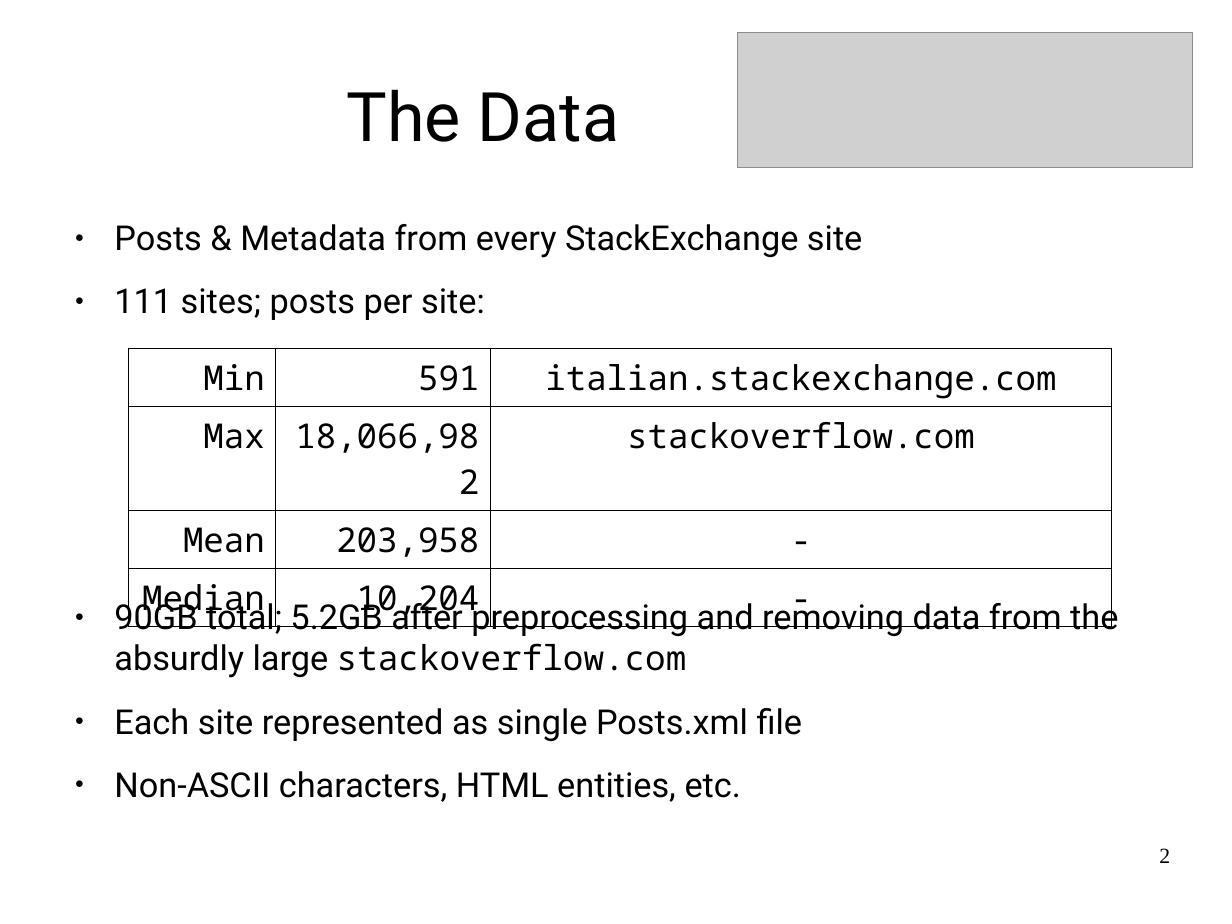
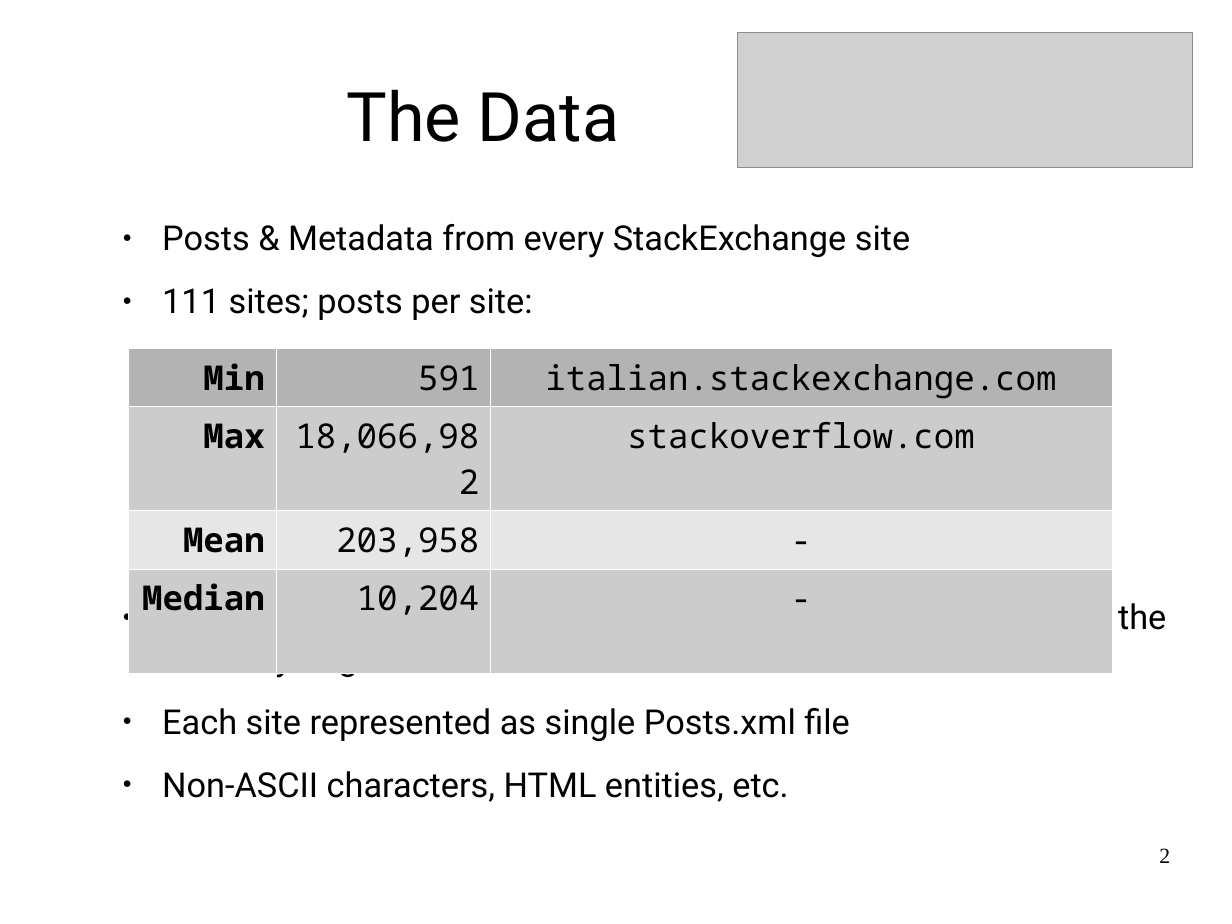
Before and after one commit to jrouly/stackmining, a slide deck: slide 2 of presentation/rouly_wells_presentation.odp. Drawn at 1232x924 pixels with LibreOffice and Linux fonts; fonts in the diff are those of the drawing; grey boxes stand for pictures; background and template pictures are left out. Boxes give left, top, right and bottom in pixels: in the first picture for what was removed or moved away, otherwise in the second. Text is boxed around its words. In the diff, an @@ line names an element or a change of style, - is before the commit and + after.

```diff
--- a/presentation/rouly_wells_presentation.odp
+++ b/presentation/rouly_wells_presentation.odp
@@ text "Posts & Metadata from every ...": place and size @@
-text "Posts & Metadata from every ..." at bbox=[114, 224, 1118, 802]
+text "Posts & Metadata from every ..." at bbox=[162, 224, 1166, 802]
@@ table at bbox=[129, 348, 1112, 619] @@
@@ fill none to #B3B3B3 in row 1 @@
@@ fill none to #CCCCCC in 6 cells @@
@@ fill none to #E6E6E6 in row 3 @@
@@ bold on in "Min", "Max", "Mean", "Median" @@
@@ borders changed @@
```
Also in this commit, not shown: 2 other slides changed, 1 slide added, 1 slide removed.
